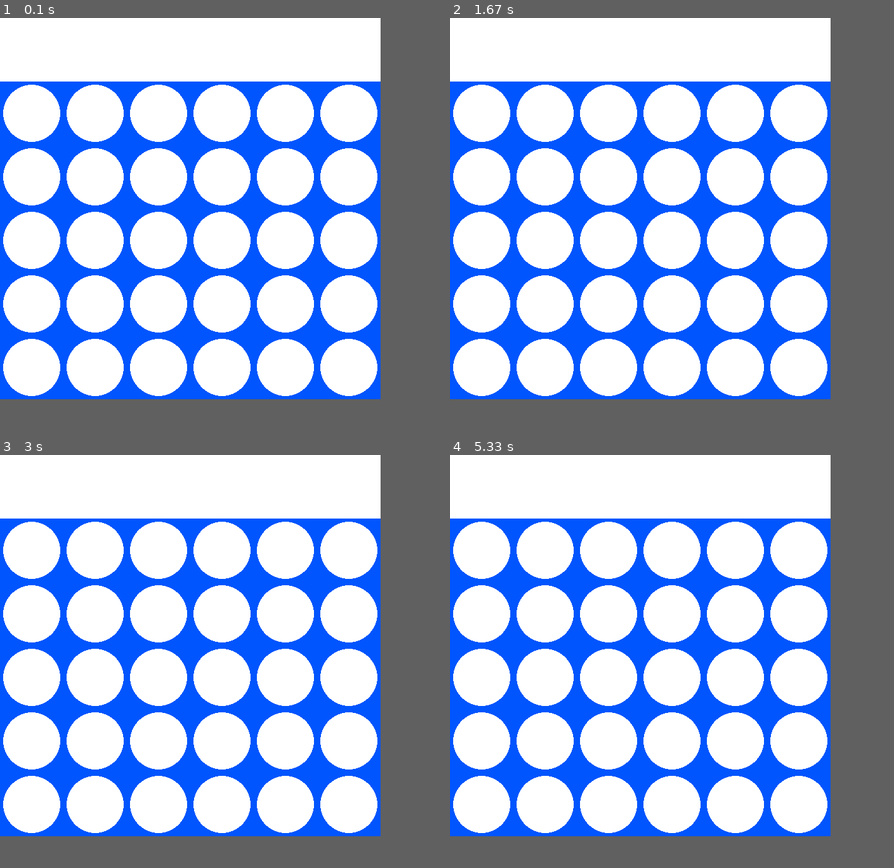
Above: before the commit, frames 1-4 (two rows, left to right).
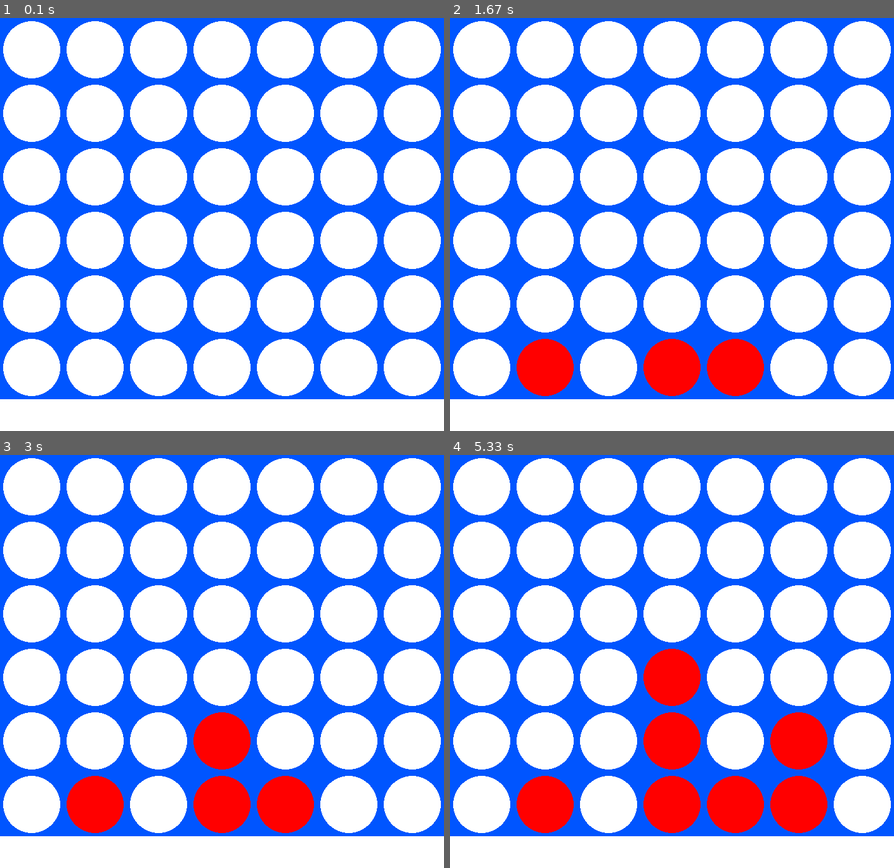
Above: after the commit, the same moments.

Repository: chrssz/pygame-Connect-Four
Game: pygame game, started from ConnectFour.py
The game is run twice, just before and just after one commit, with the same random seed, the same clock (stepped at 60 frames per second) and the same inputs.
Inputs (mouse positions are in pixels of both pictures, inside the frame that each line leads up to):
- Up to frame 1 (0.1 s): no input
- Up to frame 2 (1.67 s): click (672, 224) at 0.38 s; click (565, 228) at 0.83 s; move the mouse to (738, 79) at 1.13 s; click (738, 79) at 1.42 s
- Up to frame 3 (3 s): move the mouse to (230, 521) at 1.83 s; click (230, 521) at 2.18 s; move the mouse to (226, 706) at 2.67 s
- Up to frame 4 (5.33 s): click (676, 706) at 3.07 s; move the mouse to (787, 727) at 3.6 s; click (787, 727) at 4.05 s; move the mouse to (787, 624) at 4.63 s; click (787, 624) at 5.1 s
In our replay, the window is 600x600 before the commit and 700x650 after it. These sizes can differ from the game's own. Grey fills any space a smaller window leaves; there, only what the larger window draws over its background counts as a difference.

The runs differ from the first frame. In frame 1, 9.7% of the frame differs, in the area x 0-100%, y 0-93%; in frame 2, 14%; in frame 3, 15%; in frame 4, 19%.

Commit message:
Added in Functionality for placing disks on game board.
Fixed game display, now correctly displaying 6 x 7 connect four game board. Clicking any column will place a disc at the lowest point in the column. self.board in connectfour.py

Diff:
--- a/ConnectFour.py
+++ b/ConnectFour.py
@@ -4,7 +4,7 @@
 
 #GameBoard for connect four.
 class ConnectFour:
-    def __init__(self, size = (600,600)):
+    def __init__(self, size = (700,650)):
         self.size = self.width, self.height = size
         #Color Definition
         self.WHITE = (255,255,255)
@@ -13,13 +13,13 @@
         self.BLUE = (0,85,255)
         self.BLACK = (0,0,0)
         #Board list
-        self.board = [[0 for _ in range(7)] for _ in range(6)] #6 x 7 board game for connect four.
         self.ROW_COUNT = 6
         self.COL_COUNT = 7
+        self.board = [[0] * self.COL_COUNT for _ in range(self.ROW_COUNT)]     #6 x 7 board game for connect four.
         #Constant Vars for Grid SIZE
         self.SQUARE_SIZE = 100
-        self.GRID_WIDTH = self.COL_COUNT * self.SQUARE_SIZE
-        self.GRID_HEIGHT = (self.ROW_COUNT + 1) * self.SQUARE_SIZE
+        self.GRID_WIDTH = self.COL_COUNT* self.SQUARE_SIZE
+        self.GRID_HEIGHT = (self.ROW_COUNT) * self.SQUARE_SIZE
         self.screen = pygame.display.set_mode(size)
         self.RADIUS = 45 #Radius of discs
         self.cell_width = 100
@@ -27,44 +27,81 @@
 
 
     #function responsible for drawing game to screen
-    def draw_game(self):
+    def draw_game(self) -> None:
         #init pygame
         pygame.init()
-
         self.screen.fill(self.WHITE)
         #draw board game
         for col in range(self.COL_COUNT):
             for row in range(self.ROW_COUNT):
                 #Display blue border
-                pygame.draw.rect(self.screen, self.BLUE, (col * self.SQUARE_SIZE, row* self.SQUARE_SIZE+self.SQUARE_SIZE,self.SQUARE_SIZE,self.SQUARE_SIZE))
+                pygame.draw.rect(self.screen, self.BLUE, (col * self.SQUARE_SIZE, row* self.SQUARE_SIZE,self.SQUARE_SIZE,self.SQUARE_SIZE))
                 #Display Empty cells
-                pygame.draw.circle(self.screen, self.WHITE, (int(col * self.SQUARE_SIZE + self.SQUARE_SIZE / 2), int(row * self.SQUARE_SIZE + self.SQUARE_SIZE + self.SQUARE_SIZE / 2)), int(self.SQUARE_SIZE / 2 - 5))
-
+                pygame.draw.circle(self.screen, self.WHITE, (int(col * self.SQUARE_SIZE + self.SQUARE_SIZE // 2), int(row * self.SQUARE_SIZE + self.SQUARE_SIZE // 2)), int(self.SQUARE_SIZE / 2 - 5))
 
         pygame.display.update()
-
-    #draws red disc
-    def draw_red(self,column, row):
-        x_center = column * self.cell_width + self.cell_width / 2
-        y_center = row * self.cell_height + self.cell_height / 2
-        #pygame.draw.circle(self.screen, self.RED, (int(x_center), int(y_center)), self.radius)
-        #pygame.draw.circle(self.screen, self.RED, (column,row), self.RADIUS)
-
-
-    #draws yellow disc
-    def draw_yellow(self,column,row):
-        pygame.draw.circle(self.screen, self.YELLOW, (column,row), self.RADIUS)
+    #Draws red disc at given position
+    def draw_red(self, column) -> None:
+        # Check if column is within the valid range
+        if 0 <= column < self.COL_COUNT:
+            # Find the first empty row from the bottom of the column
+            for row in range(self.ROW_COUNT - 1, -1, -1):
+                if self.board[row][column] == 0:
+                    # Place the disc in the lowest available row
+                    self.board[row][column] = 2
+                    #Draw the red disc on the screen
+                    x_center = column * self.cell_width + self.cell_width // 2
+                    y_center = row * self.cell_height + self.cell_height // 2
+                    pygame.draw.circle(self.screen, self.RED, (x_center, y_center), self.RADIUS)
+                    pygame.display.update()
+                    break
 
 
 
-    def play_game(self):
+
+
+
+    #draws yellow disc at given position
+    def draw_yellow(self,column) -> None:
+        # Check if column is within the valid range
+        if 0 <= column < self.COL_COUNT:
+            # Find the first empty row from the bottom of the column
+            for row in range(self.ROW_COUNT - 1, -1, -1):
+                if self.board[row][column] == 0:
+                    # Place the disc in the lowest available row
+                    self.board[row][column] = 1
+                    #Draw the red disc on the screen
+                    x_center = column * self.cell_width + self.cell_width // 2
+                    y_center = row * self.cell_height + self.cell_height // 2
+                    pygame.draw.circle(self.screen, self.YELLOW, (x_center, y_center), self.RADIUS)
+                    pygame.display.update()
+                    break
+
+
+
+    def play_game(self) -> None:
         done = False
         self.game_state = GameStatus(self.board, True)
+
         while not done:
             for event in pygame.event.get():
                 if event.type == pygame.QUIT:
                     pygame.quit()
+                elif event.type == pygame.MOUSEBUTTONDOWN: #check for mouse click
+                    if event.button == 1: #left mouse button is clicked
+                        mouse_x, mouse_y = pygame.mouse.get_pos()
+                        column = mouse_x // self.SQUARE_SIZE #calculates column index based on mouse position
+                        #place the disc.
+                        self.draw_red(column)
+                        self.print_B()
+                        #update gameState
 
+
+    #helper function to print out self.board in a clean order
+    def print_B(self) -> None:
+        for row in self.board:
+            print(row)
+        print()
 
 
 
